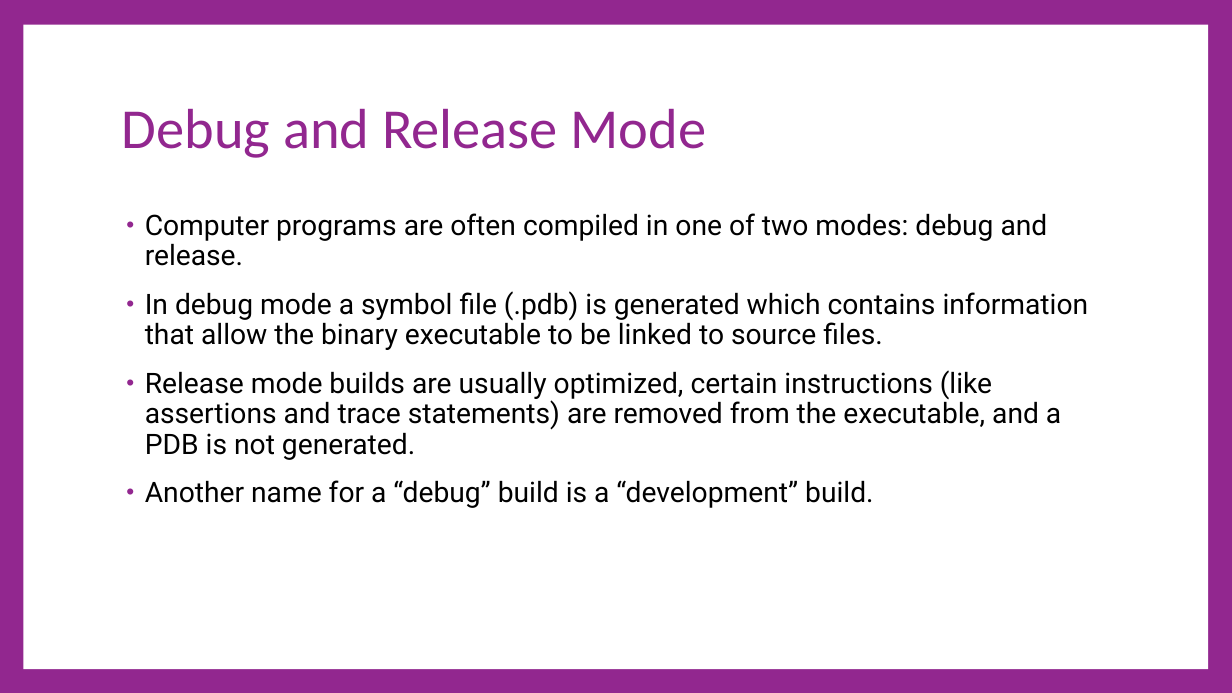
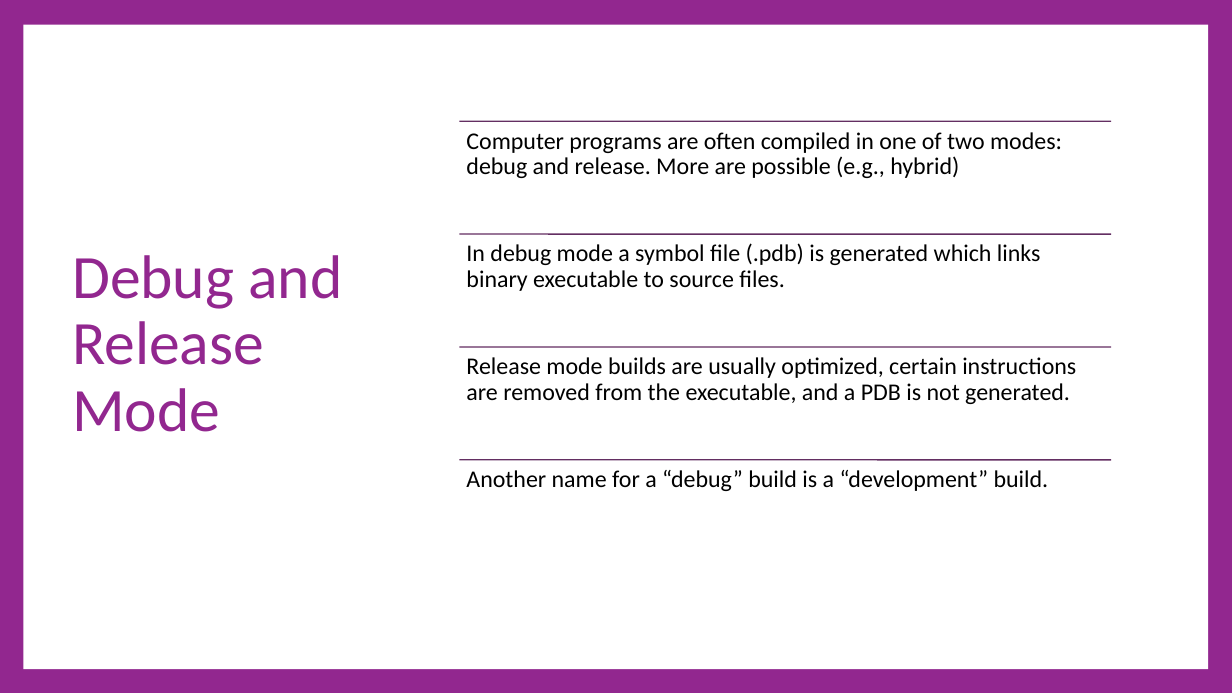
Before and after one commit to cdiggins/cs321, a slide deck: slide 5 of class-notes/cs321-winter-2023-lecture-6-debugging.pptx (slide 4 before the commit). Drawn at 1232x693 pixels with LibreOffice and Linux fonts; fonts in the diff are those of the drawing. Boxes give left, top, right and bottom in pixels: in the first picture for what was removed or moved away, otherwise in the second. Text is boxed around its words. In the diff, an @@ line names an element or a change of style, - is before the commit and + after.

```diff
--- a/class-notes/cs321-winter-2023-lecture-6-debugging.pptx
+++ b/class-notes/cs321-winter-2023-lecture-6-debugging.pptx
@@ title "Debug and Release Mode": place and size @@
-title "Debug and Release Mode" at [122, 108, 707, 158]
+title "Debug and Release Mode" at [72, 255, 342, 432]
@@ title "Debug and Release Mode" at [72, 255, 342, 432]: size 66 to 72 pt @@
@@ text removed at [145, 213, 1089, 508] @@
-• Computer programs are often compiled in one of two modes: debug and release.
-• In debug mode a symbol file (.pdb) is generated which contains information that allow the binary executable to be linked to source files.
-• Release mode builds are usually optimized, certain instructions (like assertions and trace statements) are removed from the executable, and a PDB is not generated.
-• Another name for a “debug” build is a “development” build.
@@ group added at [460, 121, 1111, 491]: 4 lines, 4 texts @@
+Computer programs are often compiled in one of two modes: debug and release. More are possible (e.g., hybrid)
+In debug mode a symbol file (.pdb) is generated which links binary executable to source files.
+Release mode builds are usually optimized, certain instructions are removed from the executable, and a PDB is not generated.
+Another name for a “debug” build is a “development” build.
```
Also in this commit, not shown: 5 other slides changed, 11 slides added, 16 other files.
